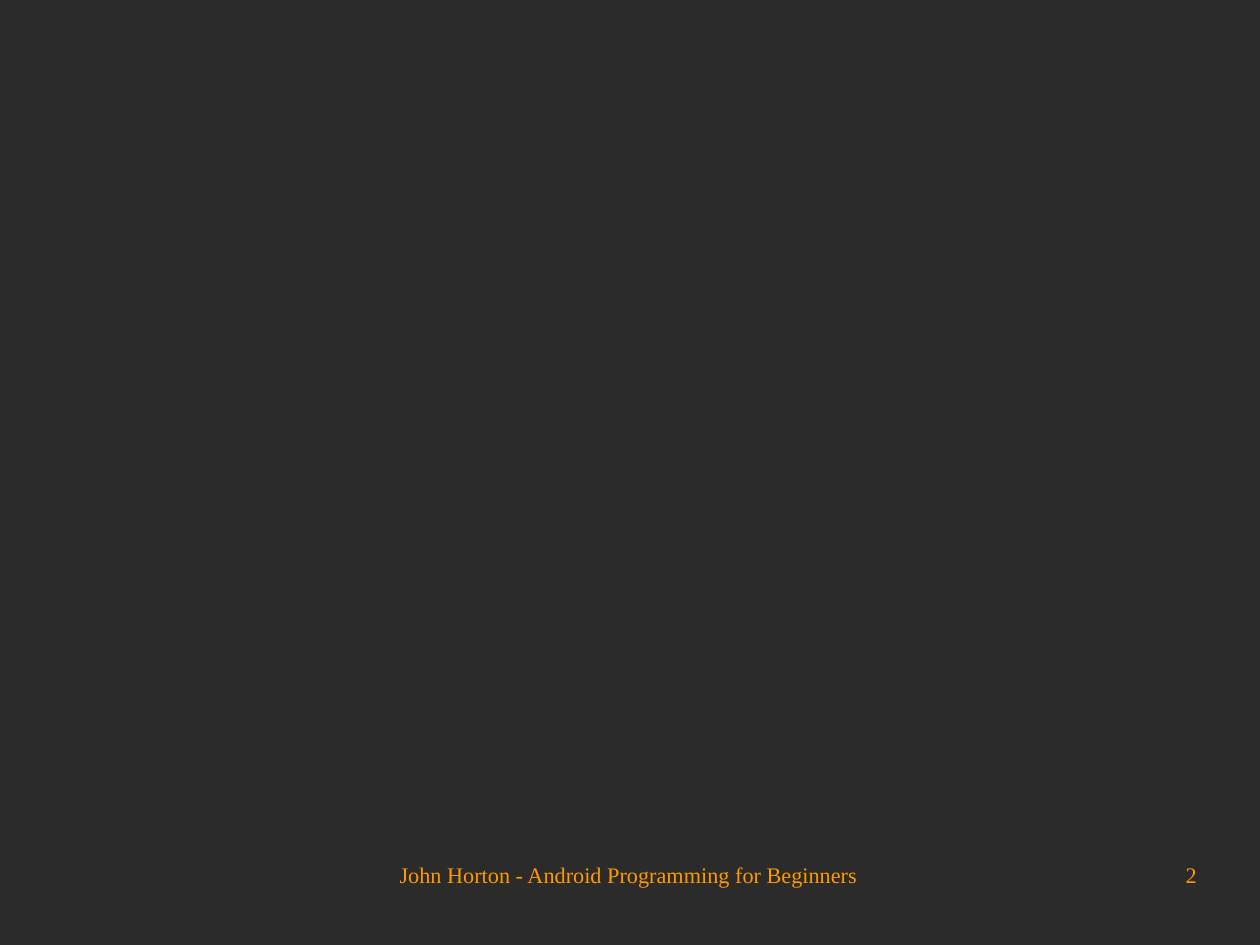
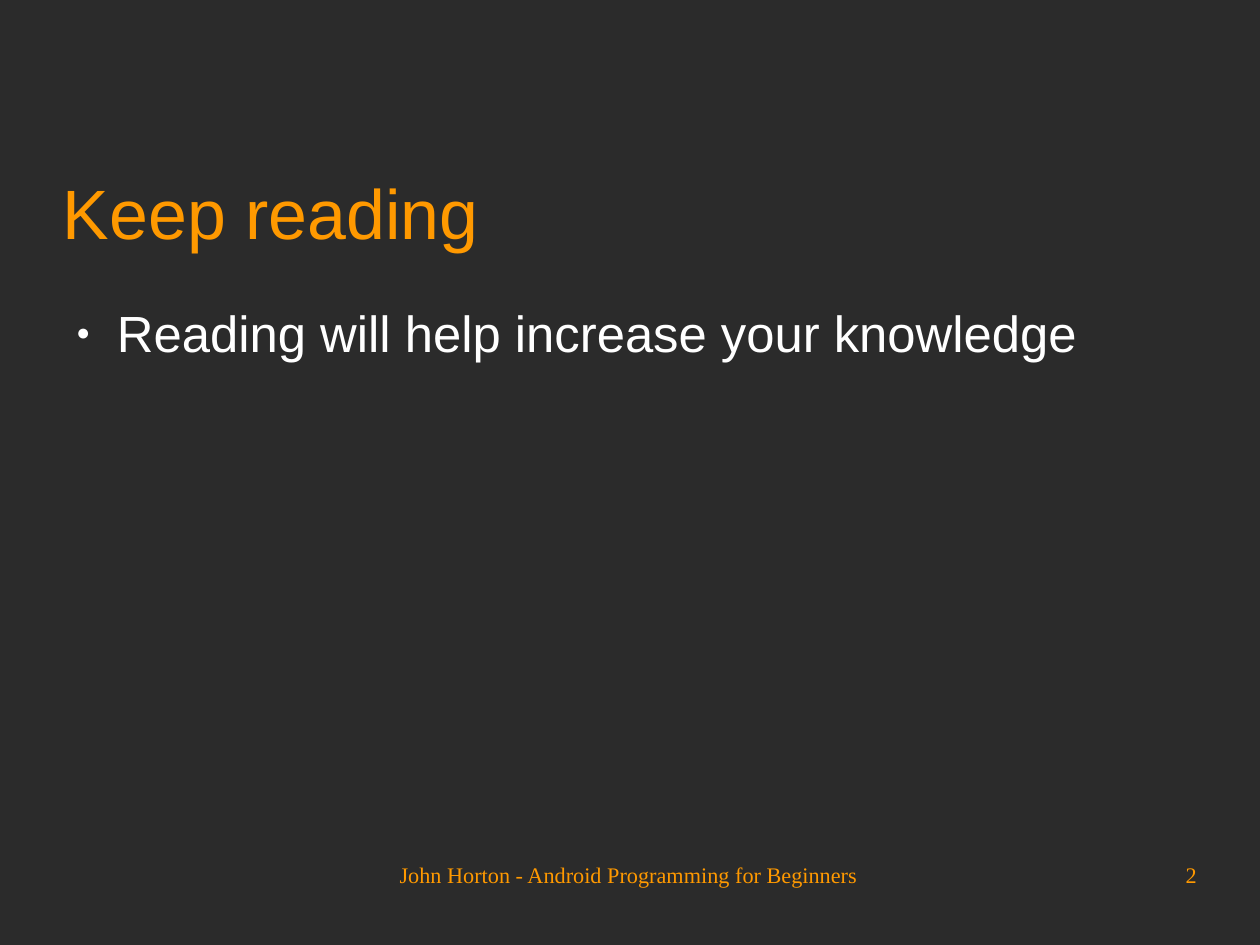
Before and after one commit to Academy-Soft-Intellect/Android-Programming-for-Beginners, a slide deck: slide 2 of 30_Before_You_Go.odp. Drawn at 1260x945 pixels with LibreOffice and Linux fonts; fonts in the diff are those of the drawing; background and template pictures are left out; a plain dark background stands for a picture behind light text. Boxes give left, top, right and bottom in pixels: in the first picture for what was removed or moved away, otherwise in the second. Text is boxed around its words. In the diff, an @@ line names an element or a change of style, - is before the commit and + after.

Commit message:
The final presentation.

```diff
--- a/30_Before_You_Go.odp
+++ b/30_Before_You_Go.odp
@@ title added at [63,188,478,252], 44 pt, text #FF9900 @@
+Keep reading
@@ text added at [117,315,1077,363], 32 pt, text #FFFFFF @@
+● Reading will help increase your knowledge
```
Also in this commit, not shown: 1 other slide changed, 5 slides added.
